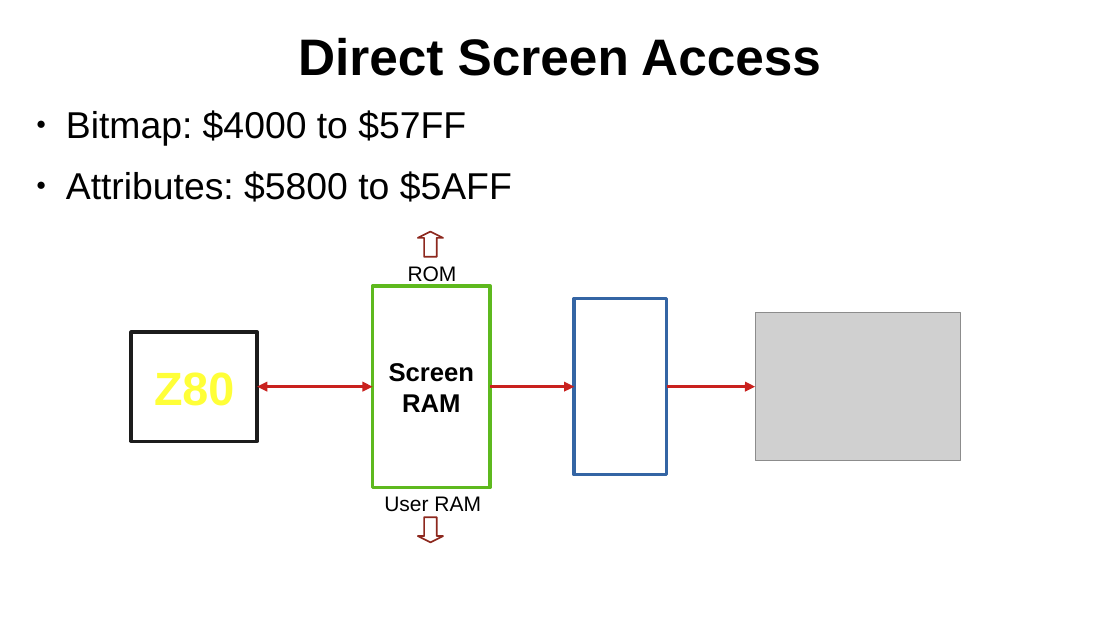
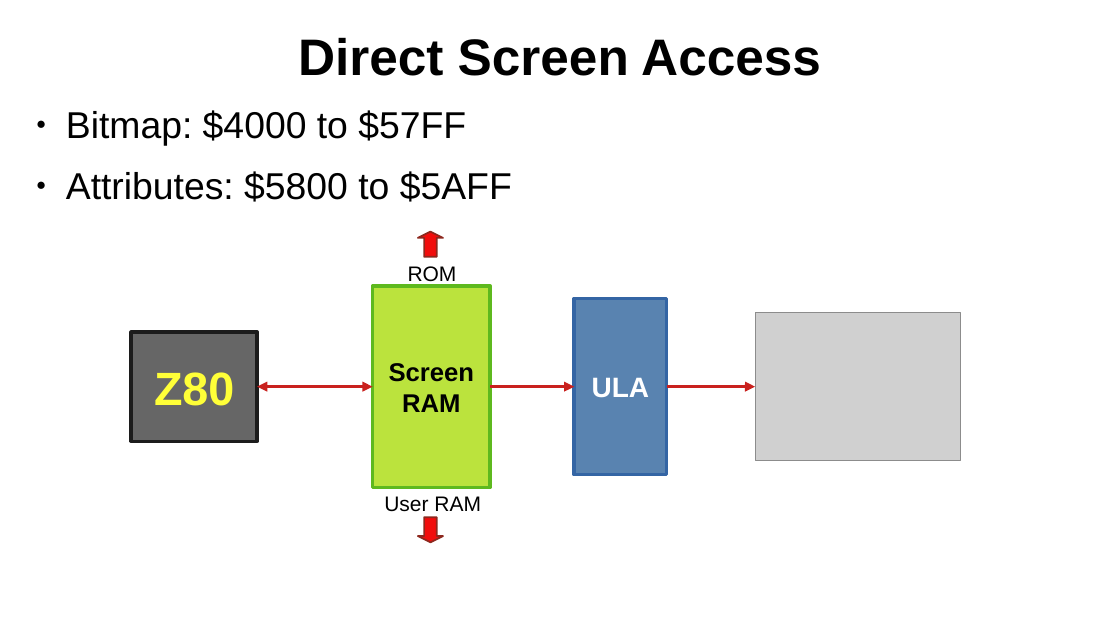
Before and after one commit to SlithyMatt/zxs-assembly-tutorial, a slide deck: slide 6 of Lesson11/Lesson11.odp. Drawn at 1120x630 pixels with LibreOffice and Linux fonts; fonts in the diff are those of the drawing; grey boxes stand for pictures. Boxes give left, top, right and bottom in pixels: in the first picture for what was removed or moved away, otherwise in the second. Text is boxed around its words. In the diff, an @@ line names an element or a change of style, - is before the commit and + after.

```diff
--- a/Lesson11/Lesson11.odp
+++ b/Lesson11/Lesson11.odp
@@ up arrow at (x1=418, y1=232, x2=443, y2=257): fill none to #F10D0C @@
@@ rectangle "Screen" at (x1=372, y1=286, x2=490, y2=487): fill none to #BBE33D @@
@@ rectangle "ULA" at (x1=574, y1=298, x2=666, y2=475): fill none to #5983B0 @@
@@ rectangle "Z80" at (x1=131, y1=332, x2=257, y2=441): fill none to #666666 @@
@@ text in rectangle at (x1=592, y1=377, x2=650, y2=398): text added @@
+ULA
@@ up arrow at (x1=418, y1=518, x2=443, y2=543): fill none to #F10D0C @@
```
Also in this commit, not shown: 1 other file.
